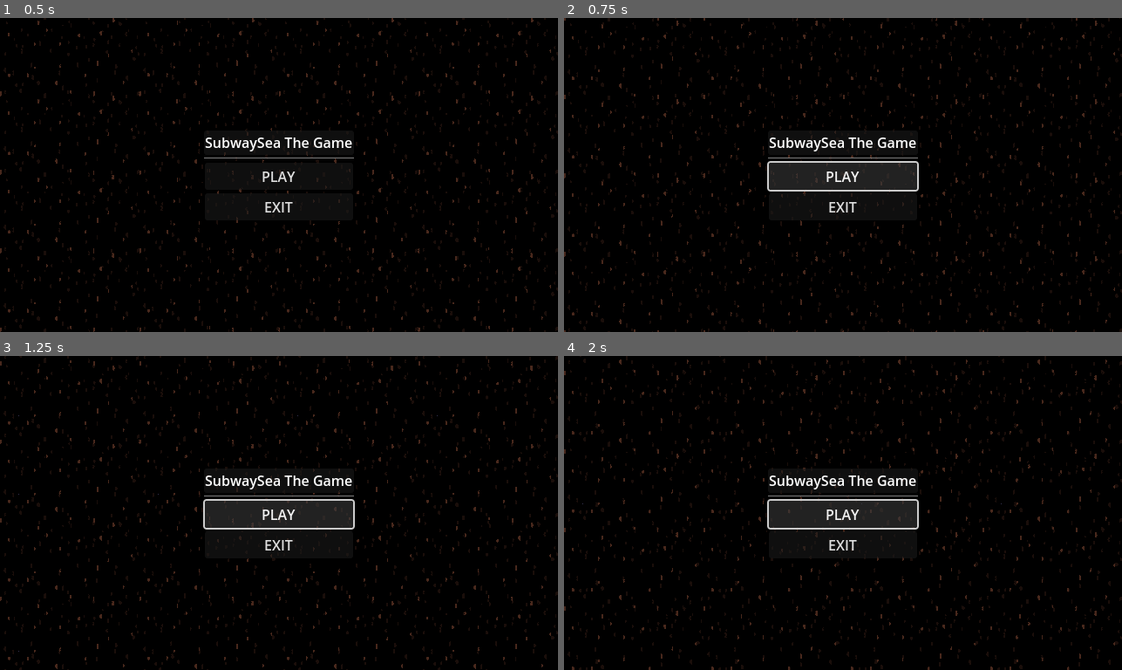
Above: before the commit, frames 1-4 (two rows, left to right).
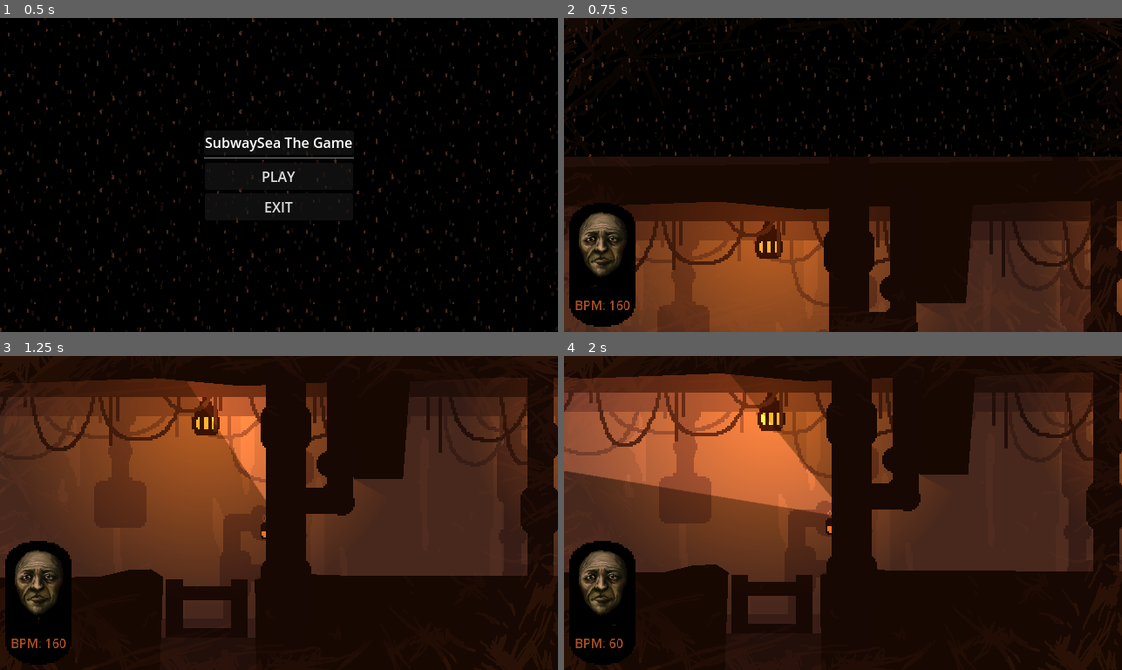
Above: after the commit, the same moments.

Repository: Parker-Vetter/SubwayUnderSea
Game: Godot game, scene res://Scenes/main_menu.tscn
The game is run twice, just before and just after one commit, with the same random seed, the same clock (stepped at 60 frames per second) and the same inputs. The engine's default icon, where the game draws it, is replaced by a stand-in: a white triangle on a blue panel in a dark square. Sound files missing from this copy of the repository are replaced by a short silence.
Inputs (mouse positions are in pixels of both pictures, inside the frame that each line leads up to):
- Up to frame 1 (0.5 s): no input
- Up to frame 2 (0.75 s): click "PLAY" at 0.5 s
- Up to frame 3 (1.25 s): no input
- Up to frame 4 (2 s): click (843, 513) at 1.25 s, where only the run before the commit has a clickable "PLAY"

Frame 1 is identical in both runs. In frame 2, 38% of the frame differs, in the area x 0-100%, y 0-100%; in frame 3, 64%; in frame 4, 64%.

Commit message:
fix of main

Diff:
--- a/subwaysea/Scenes/MainScene.tscn
+++ b/subwaysea/Scenes/MainScene.tscn
@@ -1,4 +1,3 @@
-
 [gd_scene load_steps=49 format=3 uid="uid://dywsx6k4swabh"]
 
 [ext_resource type="Script" path="res://Scripts/attackHandler.gd" id="1_1xxoe"]
@@ -32,7 +31,6 @@
 [ext_resource type="PackedScene" uid="uid://dalvkdqnkycs8" path="res://Scenes/Engine/engine.tscn" id="26_s0mwt"]
 [ext_resource type="AudioStream" uid="uid://c6fe64ygnchj" path="res://assets/sounds/grease.wav" id="28_4v5pr"]
 [ext_resource type="PackedScene" uid="uid://f34j633okqsc" path="res://Scenes/component.tscn" id="28_o4yf3"]
-
 [ext_resource type="PackedScene" uid="uid://sv4xq3c2ohta" path="res://Scenes/ambience.tscn" id="31_w0gn8"]
 [ext_resource type="AudioStream" uid="uid://b3gegntc34gin" path="res://assets/sounds/bigfart.wav" id="33_7lr85"]
 
@@ -318,37 +316,6 @@
 texture_filter = 1
 scale = Vector2(2, 2)
 texture = ExtResource("8_x8q07")
-centered = false
-
-[node name="Background2" type="Parallax2D" parent="Parallax Interior/Middle Z Index"]
-modulate = Color(0.41598, 0.41598, 0.41598, 0.286275)
-scroll_scale = Vector2(0.96, 1)
-scroll_offset = Vector2(2328, 79)
-repeat_size = Vector2(160, 90)
-autoscroll = Vector2(0, 5)
-repeat_times = 6
-
-[node name="Sprite2D" type="Sprite2D" parent="Parallax Interior/Middle Z Index/Background2"]
-modulate = Color(0.41598, 0.41598, 0.41598, 0.286275)
-visibility_layer = 2
-position = Vector2(240, 120)
-scale = Vector2(0.25, 0.25)
-texture = ExtResource("4_gn2it")
-centered = false
-
-[node name="Foreground" type="Parallax2D" parent="Parallax Interior/Middle Z Index"]
-modulate = Color(0.41598, 0.41598, 0.41598, 0.286275)
-scroll_scale = Vector2(0.98, 1)
-repeat_size = Vector2(160, 90)
-autoscroll = Vector2(0, 7)
-repeat_times = 6
-
-[node name="Sprite2D" type="Sprite2D" parent="Parallax Interior/Middle Z Index/Foreground"]
-modulate = Color(0.41598, 0.41598, 0.41598, 0.286275)
-visibility_layer = 2
-position = Vector2(240, 120)
-scale = Vector2(0.25, 0.25)
-texture = ExtResource("5_sjbok")
 centered = false
 
 [node name="Highest Z Index" type="Polygon2D" parent="Parallax Interior"]
@@ -763,8 +730,6 @@
 visible = false
 color = Color(0.188235, 0.133333, 0.117647, 1)
 
-[node name="escMenu" parent="." instance=ExtResource("29_h5j81")]
-visible = false
 [node name="BLAST" type="AudioStreamPlayer2D" parent="."]
 stream = ExtResource("33_7lr85")
 volume_db = 12.0
